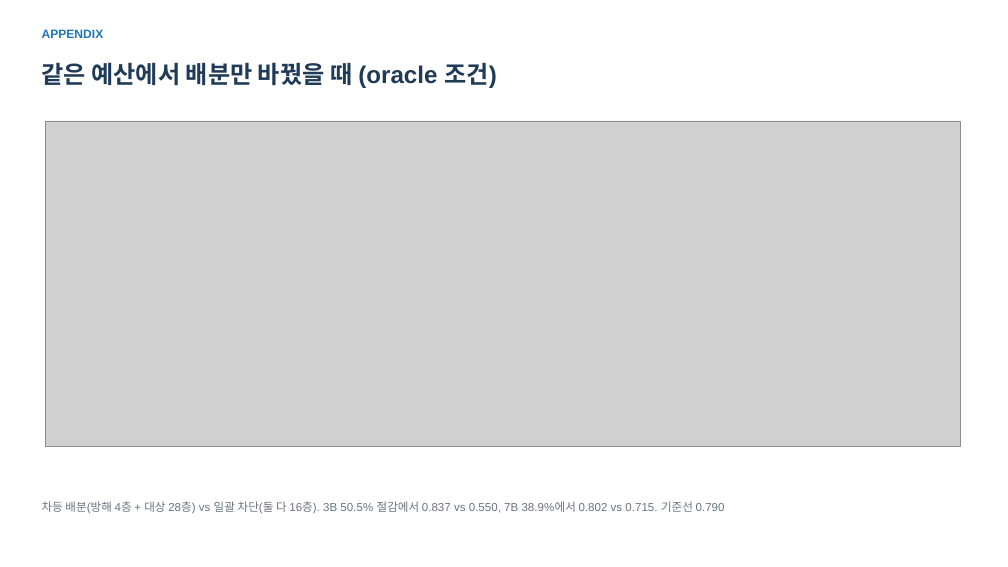
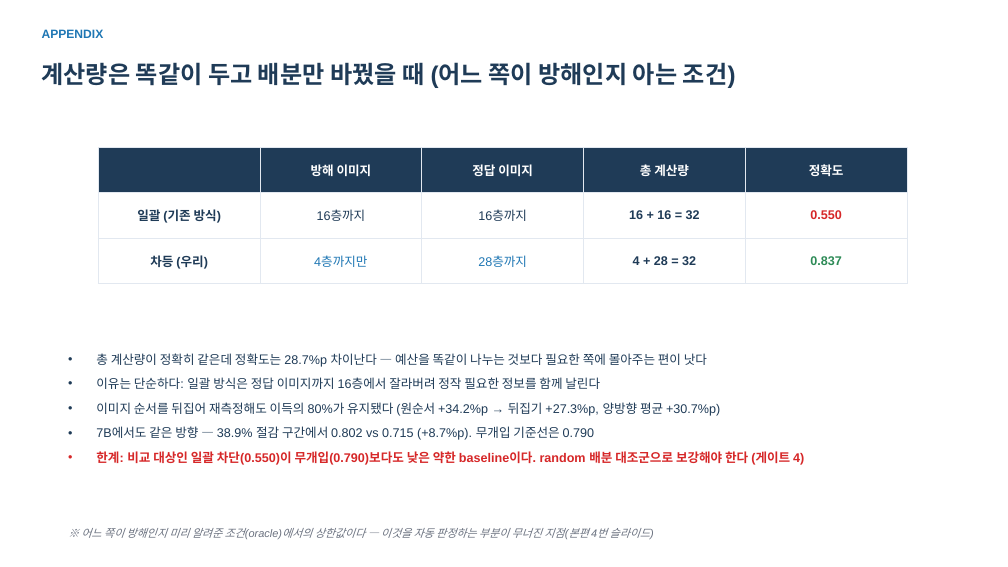
Before and after one commit to hsmai/Source-Depth, a slide deck: slide 8 of meeting/SourceDepth_meeting_FINAL.pptx. Drawn at 1008x567 pixels with LibreOffice and Linux fonts; fonts in the diff are those of the drawing; grey boxes stand for pictures. Boxes give left, top, right and bottom in pixels: in the first picture for what was removed or moved away, otherwise in the second. Text is boxed around its words. In the diff, an @@ line names an element or a change of style, - is before the commit and + after.

```diff
--- a/meeting/SourceDepth_meeting_FINAL.pptx
+++ b/meeting/SourceDepth_meeting_FINAL.pptx
@@ text at [42, 62, 736, 88]: text changed @@
-같은 예산에서 배분만 바꿨을 때 (oracle 조건)
+계산량은 똑같이 두고 배분만 바꿨을 때 (어느 쪽이 방해인지 아는 조건)
@@ picture removed at [45, 121, 960, 446] @@
@@ table added at [98, 147, 907, 284], 3 rows, 5 columns @@
+ | 방해 이미지 | 정답 이미지 | 총 계산량 | 정확도
+일괄 (기존 방식) | 16층까지 | 16층까지 | 16 + 16 = 32 | 0.550
+차등 (우리) | 4층까지만 | 28층까지 | 4 + 28 = 32 | 0.837
@@ text at [96, 353, 804, 465]: text changed; size 11 to 12 pt; text colour #6B7280 to #1F3B57 @@
-차등 배분(방해 4층 + 대상 28층) vs 일괄 차단(둘 다 16층). 3B 50.5% 절감에서 0.837 vs 0.550, 7B 38.9%에서 0.802 vs 0.715. 기준선 0.790
+• 총 계산량이 정확히 같은데 정확도는 28.7%p 차이난다 — 예산을 똑같이 나누는 것보다 필요한 쪽에 몰아주는 편이 낫다
+• 이유는 단순하다: 일괄 방식은 정답 이미지까지 16층에서 잘라버려 정작 필요한 정보를 함께 날린다
+• 이미지 순서를 뒤집어 재측정해도 이득의 80%가 유지됐다 (원순서 +34.2%p → 뒤집기 +27.3%p, 양방향 평균 +30.7%p)
+• 7B에서도 같은 방향 — 38.9% 절감 구간에서 0.802 vs 0.715 (+8.7%p). 무개입 기준선은 0.790
+• 한계: 비교 대상인 일괄 차단(0.550)이 무개입(0.790)보다도 낮은 약한 baseline이다. random 배분 대조군으로 보강해야 한다 (게이트 4)
@@ text added at [81, 528, 650, 539], 10.5 pt, text #6B7280, italic @@
+※ 어느 쪽이 방해인지 미리 알려준 조건(oracle)에서의 상한값이다 — 이것을 자동 판정하는 부분이 무너진 지점(본편 4번 슬라이드)
```
Also in this commit, not shown: 2 other slides changed, 2 other files.
